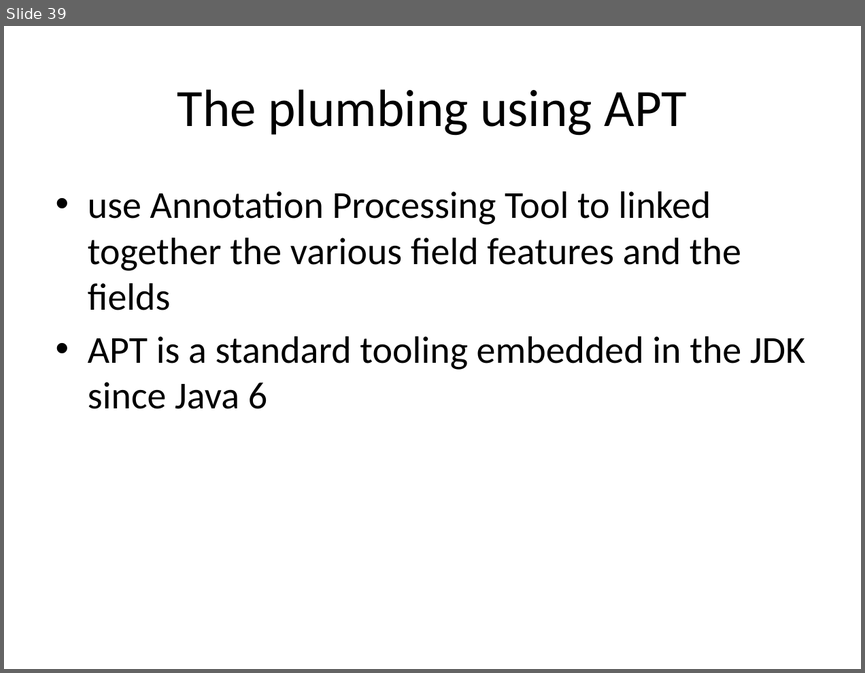
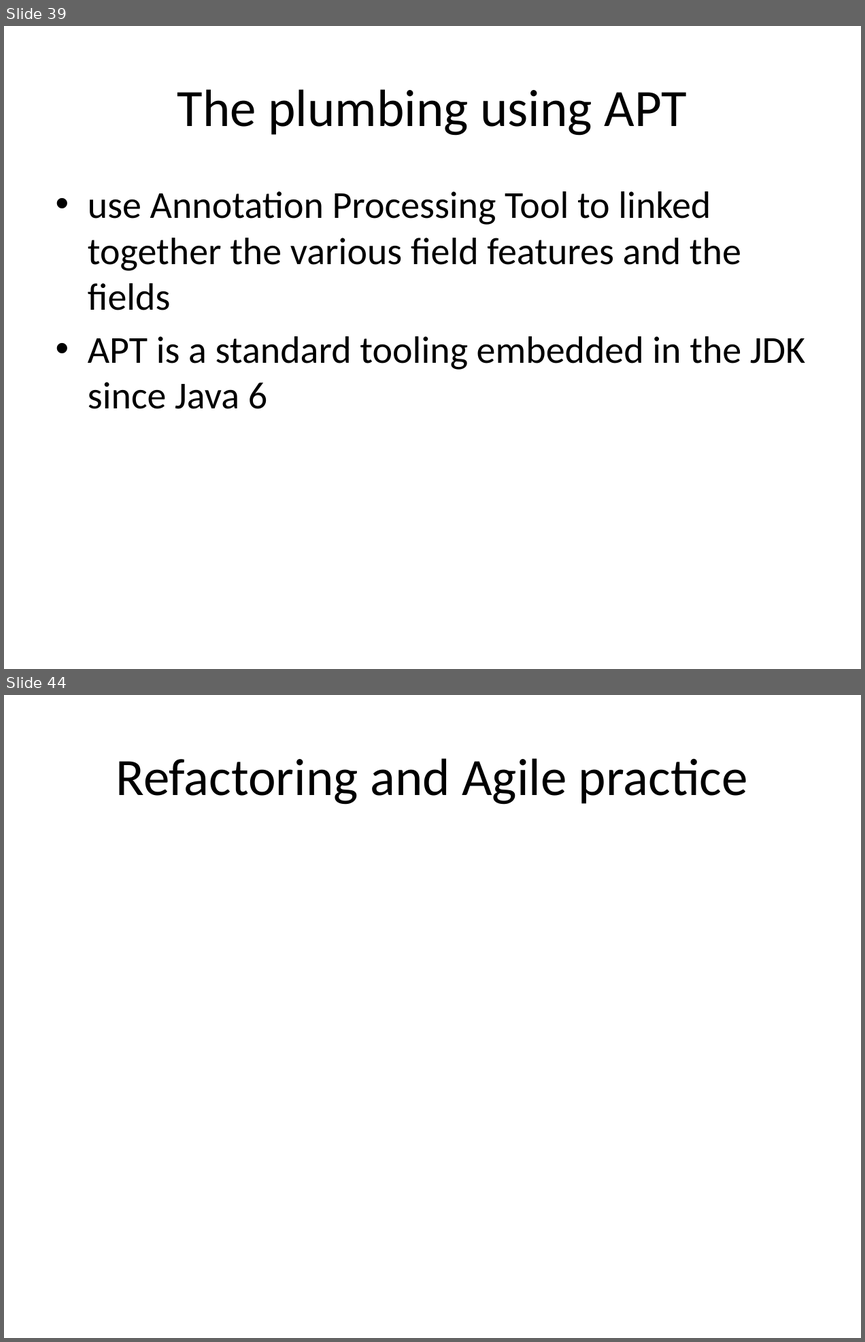
Before and after one commit to lesfurets/mdl4ui, a slide deck: mdl4ui-docs/mdl4ui_cg2013.pptx. Shown one above the other, each under a label of ours: slide 39 before the commit, slides 39 and 44 after it; the slides between them are not shown. The pictures are 865x673 and 865x1342 pixels, drawn with LibreOffice and Linux fonts; fonts in the diff are those of the drawing. Boxes give left, top, right and bottom in pixels: in the first picture for what was removed or moved away, otherwise in the second. Text is boxed around its words. In the diff, an @@ line names an element or a change of style, - is before the commit and + after.

```diff
--- a/mdl4ui-docs/mdl4ui_cg2013.pptx
+++ b/mdl4ui-docs/mdl4ui_cg2013.pptx
@@ slide 44 added at [4,695,861,1338], background #FFFFFF @@
@@ title added at [116,758,748,804], 44 pt, text #000000 @@
+Refactoring and Agile practice
```
Also in this commit, not shown: 4 other slides added.
